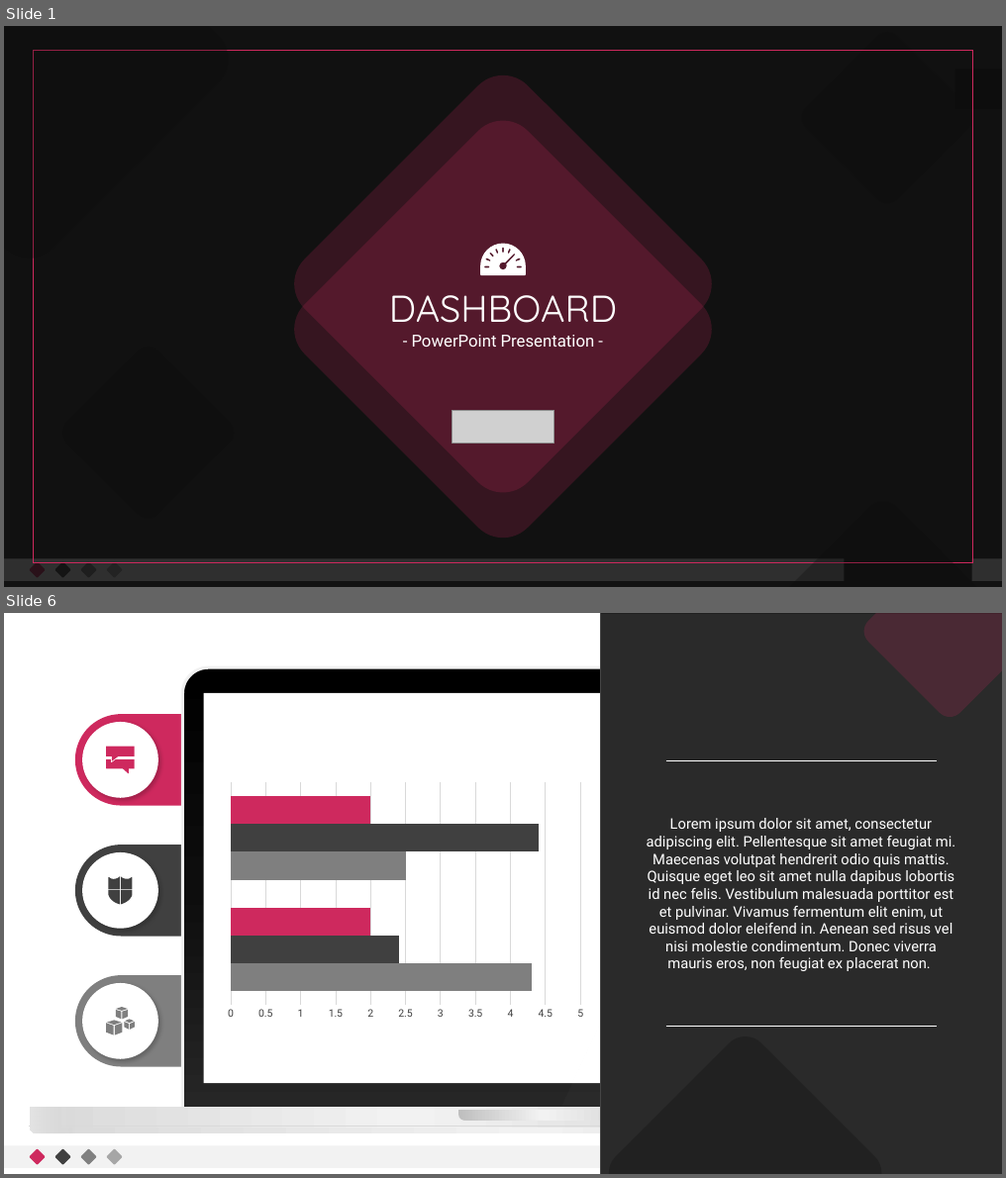
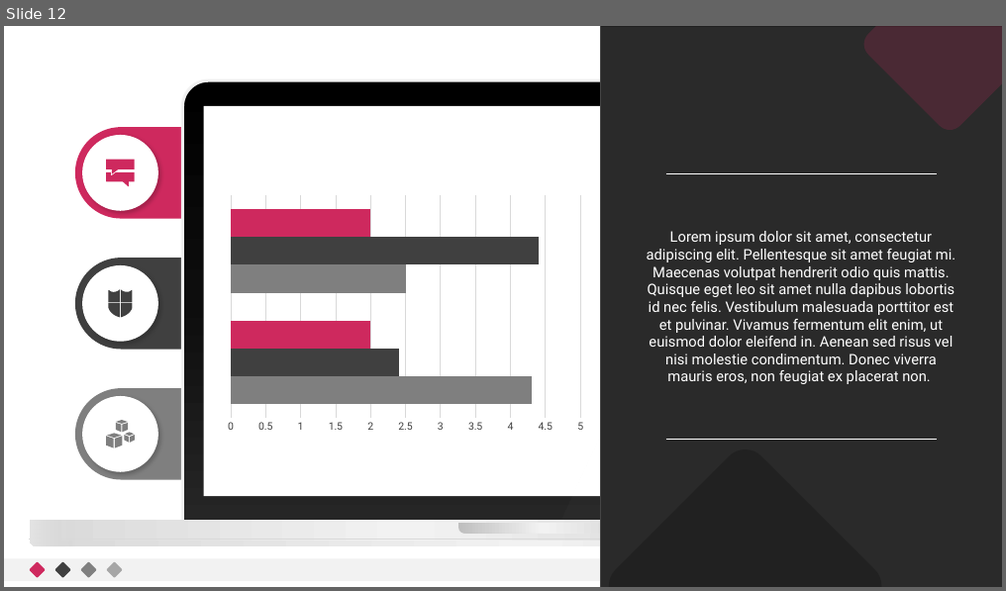
Before and after one commit to hareeshkavumkulath/BigdataAnalytics, a slide deck: Presentation/Presentation.pptx. Shown one above the other, each under a label of ours: slides 1 and 6 before the commit, slide 12 after it; the slides between them are not shown. The pictures are 1006x1178 and 1006x591 pixels, drawn with LibreOffice and Linux fonts; fonts in the diff are those of the drawing; grey boxes stand for pictures; background and template pictures are left out; a plain dark background stands for a picture behind light text. Boxes give left, top, right and bottom in pixels: in the first picture for what was removed or moved away, otherwise in the second. Text is boxed around its words. In the diff, an @@ line names an element or a change of style, - is before the commit and + after.

```diff
--- a/Presentation/Presentation.pptx
+++ b/Presentation/Presentation.pptx
@@ slide 1 removed at <box>4,26,1002,587</box>, background picture (left out); not listed: 7 template elements that a slide beside it also shows @@
@@ rectangle removed at <box>4,26,1002,587</box> @@
@@ freeform shape removed at <box>4,26,229,259</box> @@
@@ rectangle removed at <box>33,51,972,564</box> @@
@@ rounded rectangle removed at <box>796,26,979,209</box> @@
@@ rounded rectangle removed at <box>280,61,727,508</box> @@
@@ rounded rectangle removed at <box>280,106,727,553</box> @@
@@ freeform shape removed at <box>480,243,525,275</box> @@
@@ text removed at <box>389,295,617,323</box> @@
-DASHBOARD
@@ rounded rectangle removed at <box>56,341,240,524</box> @@
@@ text removed at <box>412,335,595,347</box> @@
-- PowerPoint Presentation -
@@ picture removed at <box>451,411,554,443</box> @@
@@ freeform shape removed at <box>789,501,977,587</box> @@
@@ what was slide 6 is now slide 12 @@
```
Also in this commit, not shown: 6 slides changed, 7 slides added.
